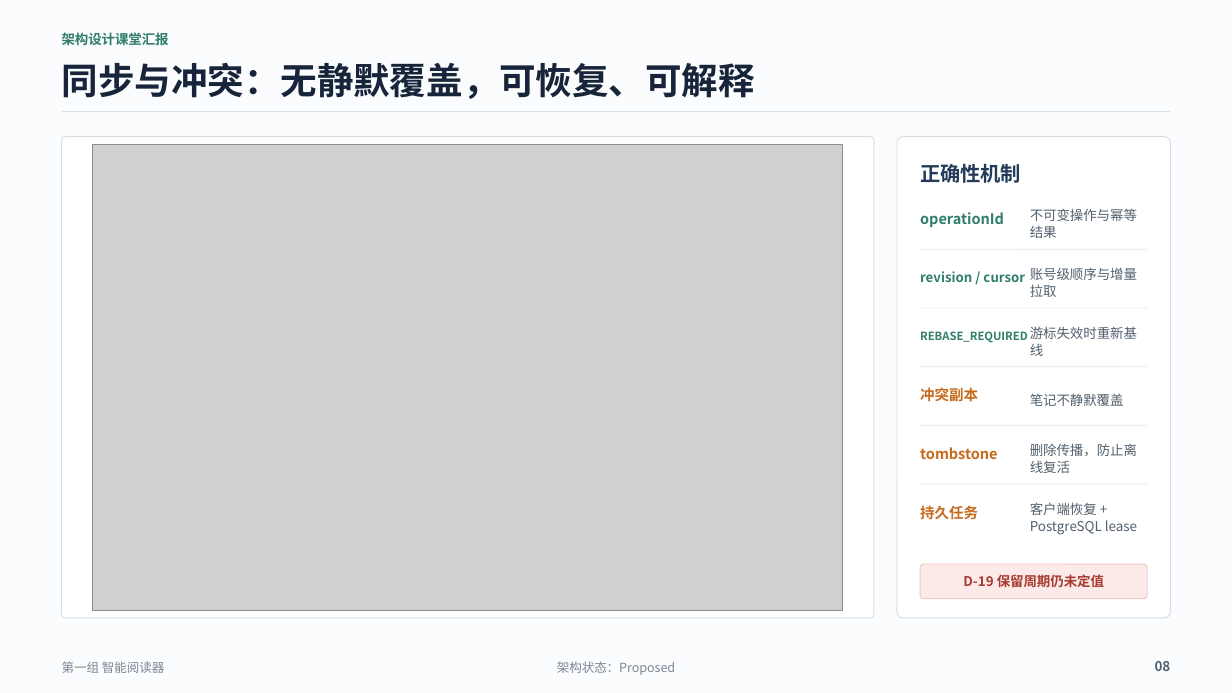
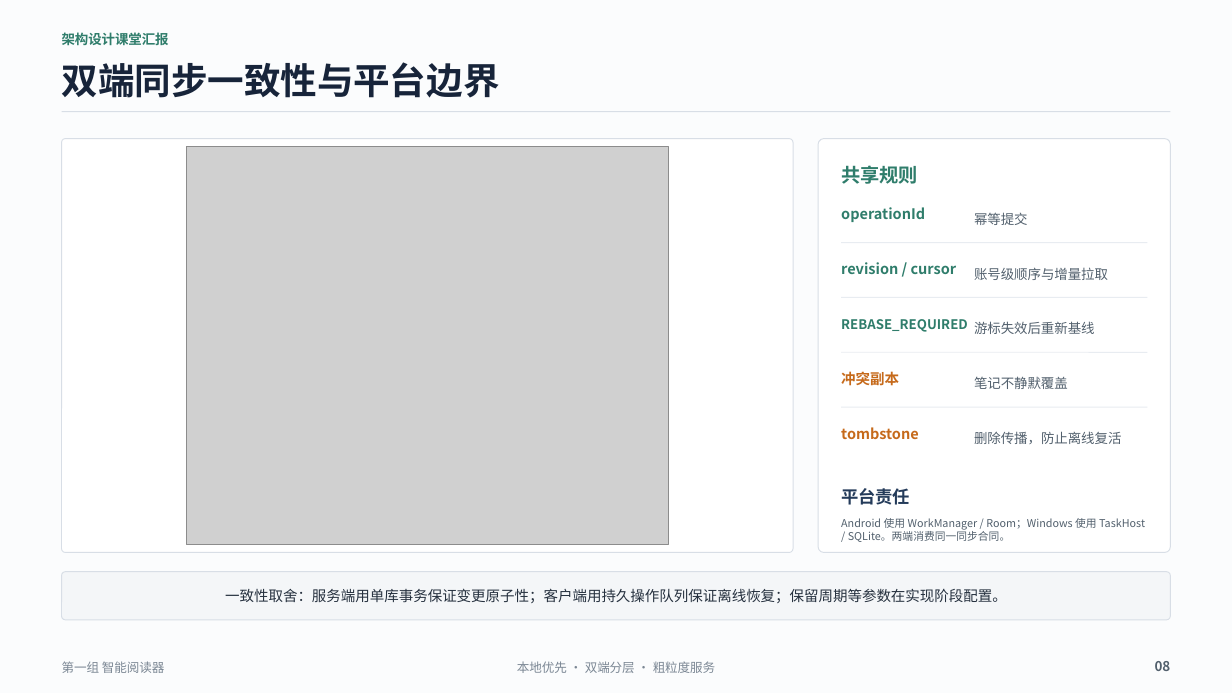
Before and after one commit to Aut-172/Intelligent-Reader, a slide deck: slide 8 of docs/架构设计/阶段成果-V0.4-双端需求补充/06-汇报PPT-1组-智能阅读器.pptx. Drawn at 1232x693 pixels with LibreOffice and Linux fonts; fonts in the diff are those of the drawing; grey boxes stand for pictures. Boxes give left, top, right and bottom in pixels: in the first picture for what was removed or moved away, otherwise in the second. Text is boxed around its words. In the diff, an @@ line names an element or a change of style, - is before the commit and + after.

Commit message:
docs: 完善架构设计课堂汇报与拆分图

```diff
--- a/docs/架构设计/阶段成果-V0.4-双端需求补充/06-汇报PPT-1组-智能阅读器.pptx
+++ b/docs/架构设计/阶段成果-V0.4-双端需求补充/06-汇报PPT-1组-智能阅读器.pptx
@@ text at (62, 62, 500, 98): text changed @@
-同步与冲突：无静默覆盖，可恢复、可解释
+双端同步一致性与平台边界
@@ rounded rectangle: place and size @@
-rounded rectangle at (62, 137, 874, 618)
+rounded rectangle at (62, 139, 794, 553)
@@ rounded rectangle at (62, 139, 794, 553): proportions changed @@
@@ picture: place and size @@
-picture at (93, 144, 843, 610)
+picture at (187, 146, 668, 544)
@@ rounded rectangle at (818, 139, 1170, 553): proportions changed @@
@@ rounded rectangle: place and size @@
-rounded rectangle at (897, 137, 1171, 618)
+rounded rectangle at (818, 139, 1170, 553)
@@ text at (841, 165, 918, 184): text changed; size 15.8 to 15 pt; text colour #243B5A to #2F7D6B @@
-正确性机制
+共享规则
@@ text "operationId": place and size @@
-text "operationId" at (920, 212, 1004, 227)
+text "operationId" at (841, 207, 925, 222)
@@ text at (974, 212, 1028, 225): text changed @@
-不可变操作与幂等结果
+幂等提交
@@ text "revision / cursor": place and size @@
-text "revision / cursor" at (920, 271, 1025, 282)
+text "revision / cursor" at (841, 262, 957, 274)
@@ text "revision / cursor" at (841, 262, 957, 274): size 10.3 to 11.2 pt @@
@@ line moved from (921, 250) - (1148, 250) to (841, 242) - (1148, 242) @@
@@ text "账号级顺序与增量拉取" rewrapped from (1030, 268, 1137, 297) to (974, 267, 1108, 280) @@
@@ line moved from (921, 308) - (1148, 308) to (841, 298) - (1148, 298) @@
@@ text "REBASE_REQUIRED": place and size @@
-text "REBASE_REQUIRED" at (920, 331, 1028, 343)
+text "REBASE_REQUIRED" at (841, 319, 968, 332)
@@ text "REBASE_REQUIRED" at (841, 319, 968, 332): size 8.8 to 10.3 pt @@
@@ text at (974, 321, 1095, 334): text changed @@
-游标失效时重新基线
+游标失效后重新基线
@@ line moved from (921, 367) - (1148, 367) to (841, 352) - (1148, 352) @@
@@ text "冲突副本": place and size @@
-text "冲突副本" at (920, 387, 978, 402)
+text "冲突副本" at (841, 371, 899, 386)
@@ text "笔记不静默覆盖": place and size @@
-text "笔记不静默覆盖" at (1030, 393, 1124, 406)
+text "笔记不静默覆盖" at (974, 376, 1068, 389)
@@ line moved from (921, 425) - (1148, 425) to (841, 408) - (1148, 408) @@
@@ text "tombstone": place and size @@
-text "tombstone" at (920, 447, 998, 459)
+text "tombstone" at (841, 427, 919, 439)
@@ text "删除传播，防止离线复活" rewrapped from (1030, 443, 1137, 473) to (974, 431, 1121, 444) @@
@@ text added at (841, 488, 910, 505), 13.5 pt, text #243B5A, bold @@
+平台责任
@@ line removed from (921, 484) to (1148, 484) @@
@@ text removed at (1030, 502, 1137, 535) @@
-客户端恢复 + PostgreSQL lease
@@ text at (841, 518, 1145, 542): text changed; size 11.2 to 8.3 pt; text colour #C66A1B to #52606D; bold off @@
-持久任务
+Android 使用 WorkManager / Room；Windows 使用 TaskHost / SQLite。两端消费同一同步合同。
@@ rounded rectangle removed at (921, 564, 1148, 599) @@
@@ rounded rectangle added at (62, 572, 1171, 620), fill #F4F6F8, outline #D8DEE6 0.75 pt @@
@@ text added at (225, 588, 1007, 603), 11.2 pt, text #26313F @@
+一致性取舍：服务端用单库事务保证变更原子性；客户端用持久操作队列保证离线恢复；保留周期等参数在实现阶段配置。
@@ text removed at (963, 574, 1104, 587) @@
-D-19 保留周期仍未定值
@@ text at (517, 661, 715, 673): text changed @@
-架构状态：Proposed
+本地优先 · 双端分层 · 粗粒度服务
```
Also in this commit, not shown: 7 other slides changed, 4 slides added, 4 slides removed, 11 other files.
